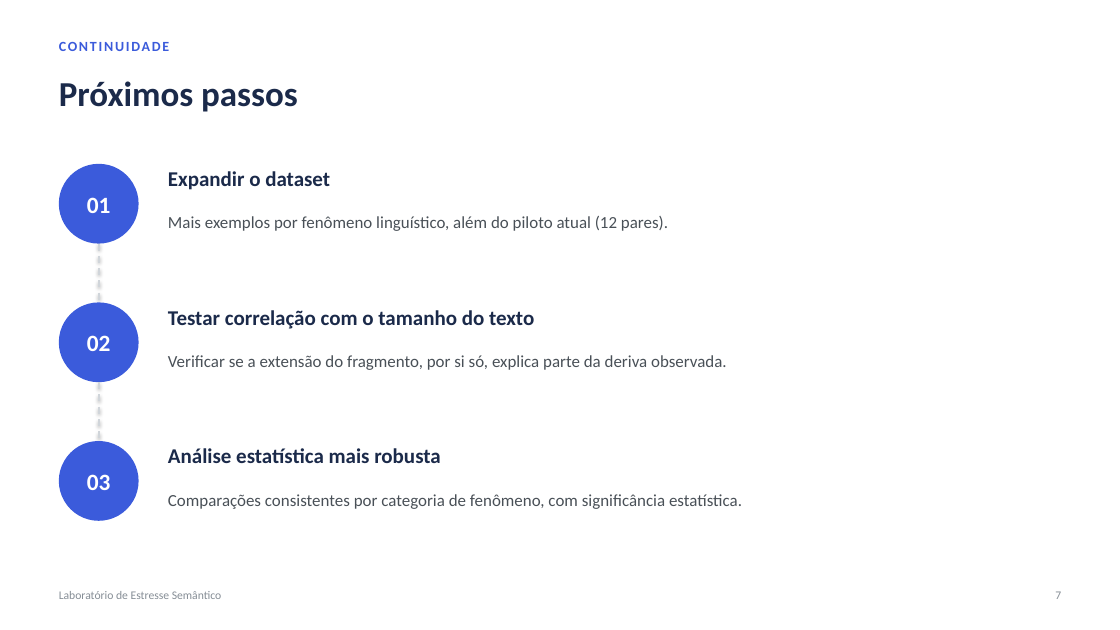
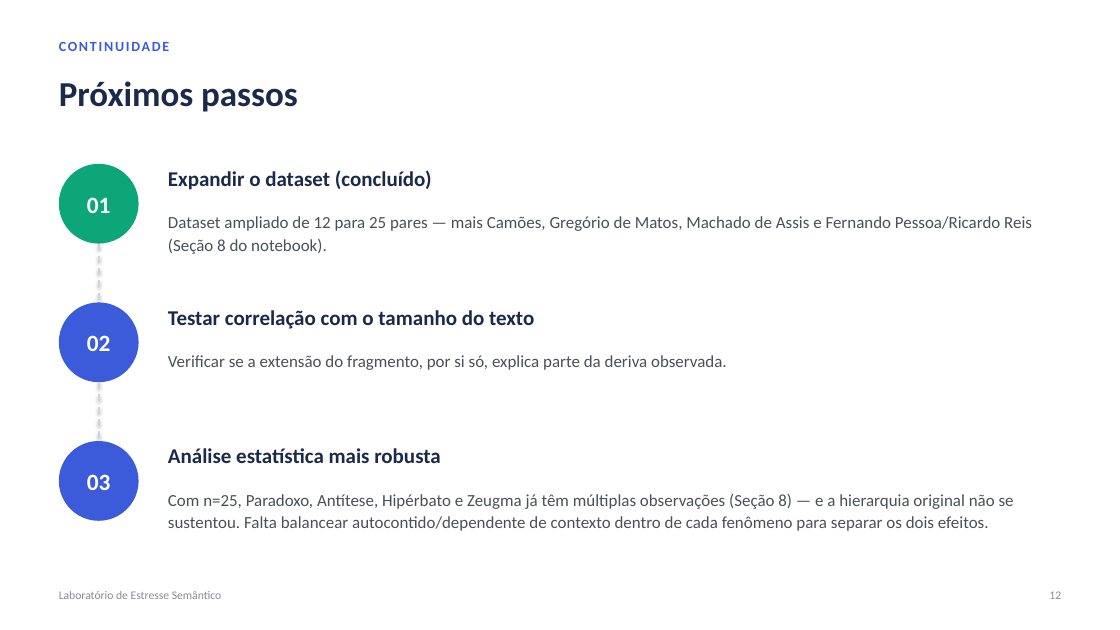
Before and after one commit to lalabohm/semantic-stress-lab, a slide deck: slide 12 of apresentacao/laboratorio_estresse_semantico.pptx (slide 7 before the commit). Drawn at 1120x630 pixels with LibreOffice and Linux fonts; fonts in the diff are those of the drawing. Boxes give left, top, right and bottom in pixels: in the first picture for what was removed or moved away, otherwise in the second. Text is boxed around its words. In the diff, an @@ line names an element or a change of style, - is before the commit and + after.

```diff
--- a/apresentacao/laboratorio_estresse_semantico.pptx
+++ b/apresentacao/laboratorio_estresse_semantico.pptx
@@ ellipse "01" at (59, 164, 139, 244): fill #3B5BDB to #0CA678 @@
@@ text at (168, 170, 432, 190): text changed @@
-Expandir o dataset
+Expandir o dataset (concluído)
@@ text at (168, 216, 1032, 254): text changed @@
-Mais exemplos por fenômeno linguístico, além do piloto atual (12 pares).
+Dataset ampliado de 12 para 25 pares — mais Camões, Gregório de Matos, Machado de Assis e Fernando Pessoa/Ricardo Reis (Seção 8 do notebook).
@@ text at (168, 494, 1014, 531): text changed @@
-Comparações consistentes por categoria de fenômeno, com significância estatística.
+Com n=25, Paradoxo, Antítese, Hipérbato e Zeugma já têm múltiplas observações (Seção 8) — e a hierarquia original não se sustentou. Falta balancear autocontido/dependente de contexto dentro de cada fenômeno para separar os dois efeitos.
@@ text at (1049, 591, 1061, 599): text changed @@
-7
+12
```
Also in this commit, not shown: 5 other slides changed, 5 slides added, 21 other files.
